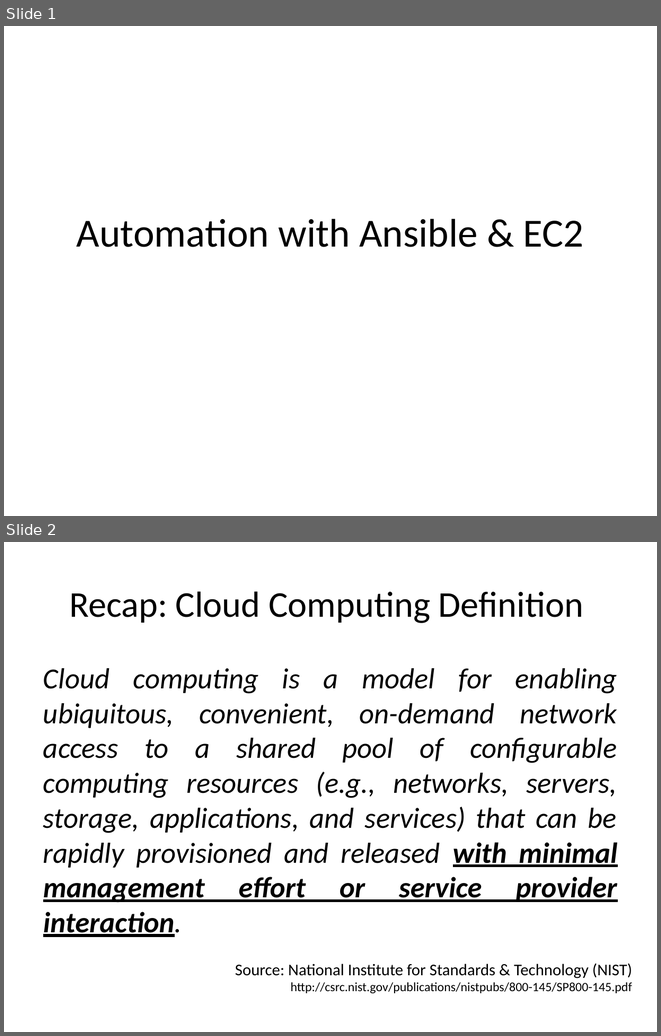
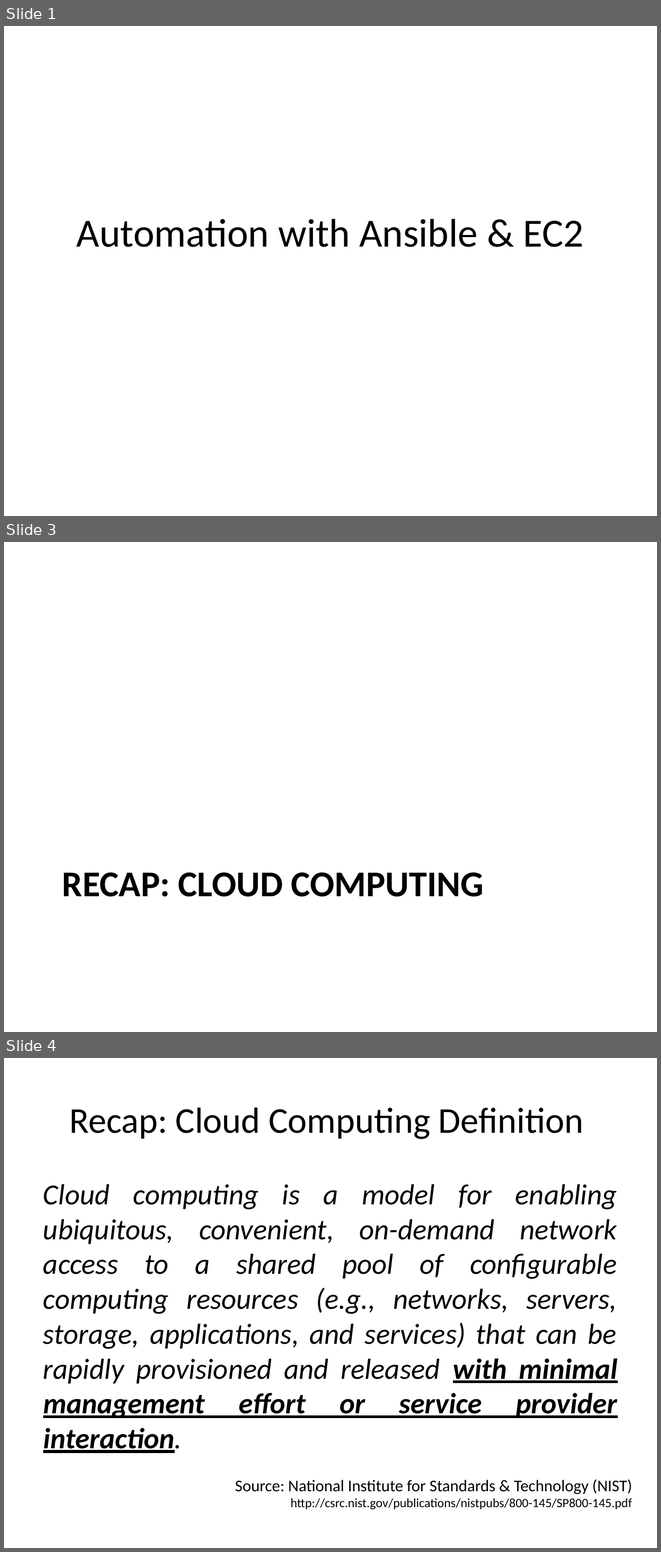
Before and after one commit to Hingo/ansible_meteor, a slide deck: presentation/slide_deck.pptx. Shown one above the other, each under a label of ours: slides 1 and 2 before the commit, slides 1, 3 and 4 after it; the slides between them are not shown. The pictures are 661x1036 and 661x1552 pixels, drawn with LibreOffice and Linux fonts; fonts in the diff are those of the drawing. Boxes give left, top, right and bottom in pixels: in the first picture for what was removed or moved away, otherwise in the second. Text is boxed around its words. In the diff, an @@ line names an element or a change of style, - is before the commit and + after.

```diff
--- a/presentation/slide_deck.pptx
+++ b/presentation/slide_deck.pptx
@@ slide 3 added at (x1=4, y1=542, x2=657, y2=1032), background #FFFFFF @@
@@ title added at (x1=62, y1=872, x2=484, y2=897), 40 pt, text #000000, bold @@
+RECAP: CLOUD COMPUTING
@@ what was slide 2 is now slide 4 @@
```
Also in this commit, not shown: 4 slides changed, 8 other slides added.
